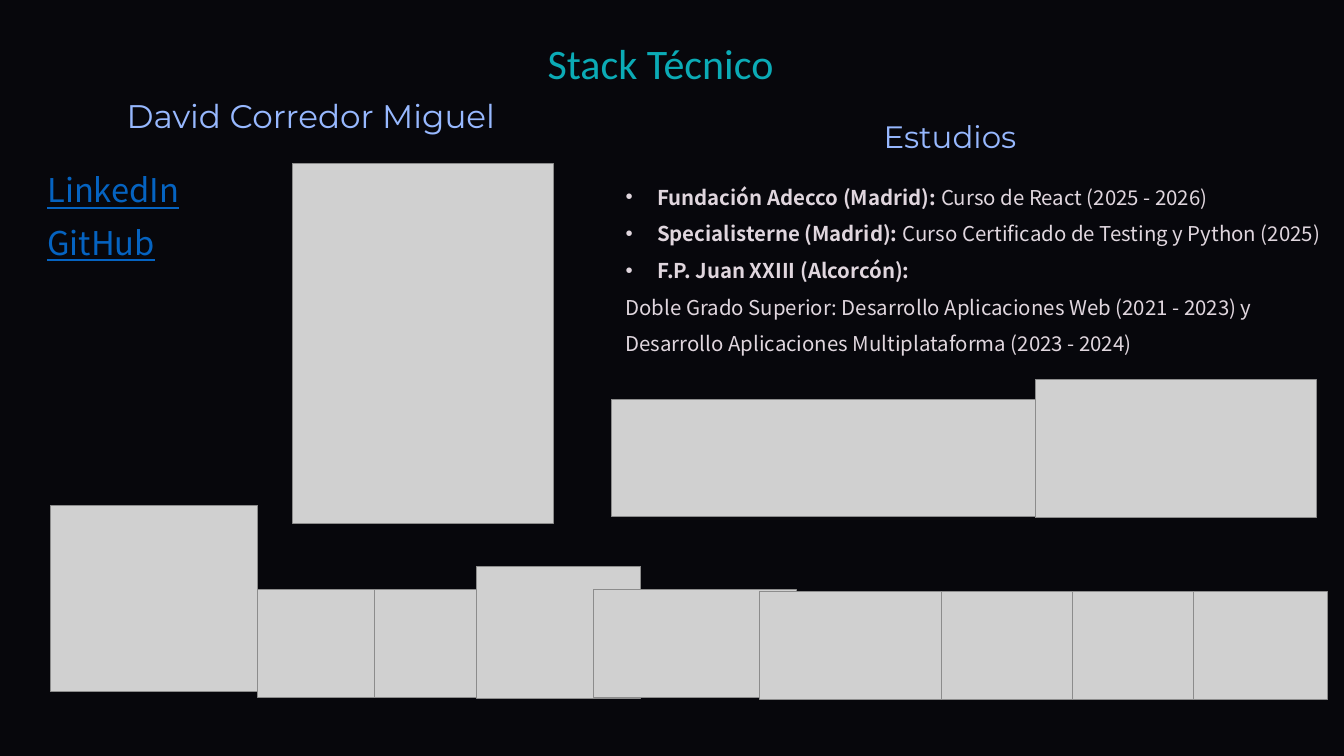
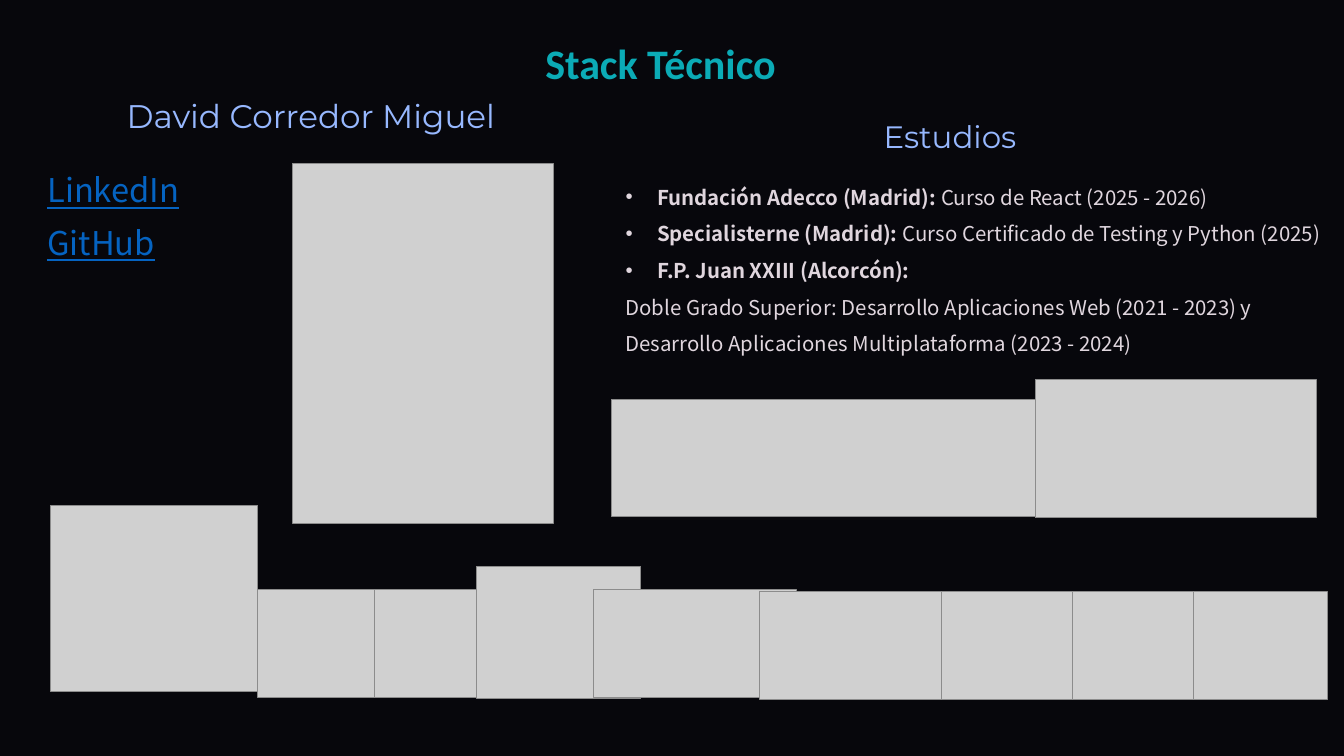
Before and after one commit to DavidCorredorMiguel/proyectogrupo2, a slide deck: slide 3 of Tech-and-Learn-Innovacion-y-Aprendizaje-en-E-commerce (1).pptx. Drawn at 1344x756 pixels with LibreOffice and Linux fonts; fonts in the diff are those of the drawing; grey boxes stand for pictures; background and template pictures are left out. Boxes give left, top, right and bottom in pixels: in the first picture for what was removed or moved away, otherwise in the second. Text is boxed around its words. In the diff, an @@ line names an element or a change of style, - is before the commit and + after.

```diff
--- a/Tech-and-Learn-Innovacion-y-Aprendizaje-en-E-commerce (1).pptx
+++ b/Tech-and-Learn-Innovacion-y-Aprendizaje-en-E-commerce (1).pptx
@@ text "Stack Técnico" at (545, 49, 776, 80): bold on @@
```
Also in this commit, not shown: 9 other slides changed, 1 slide added.
